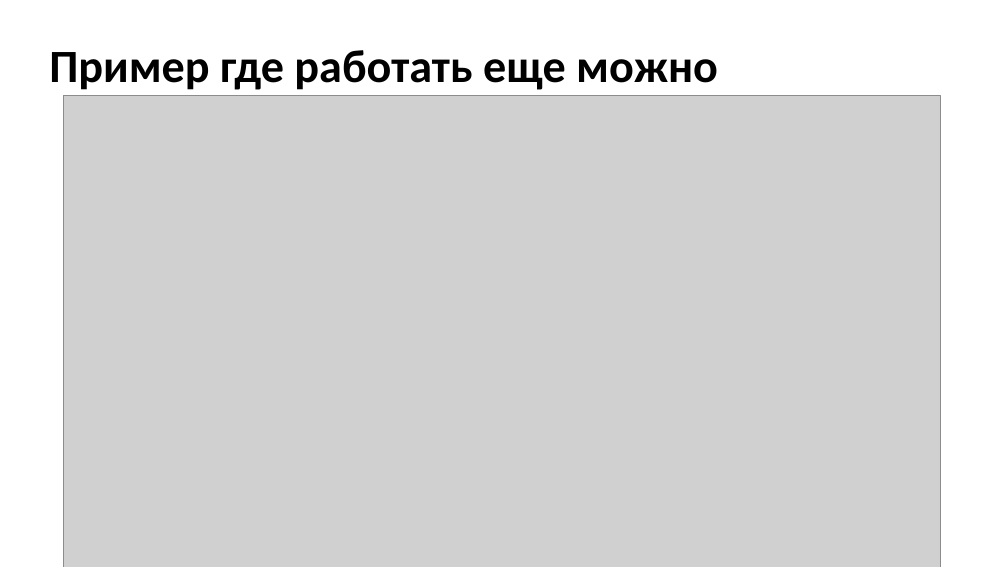
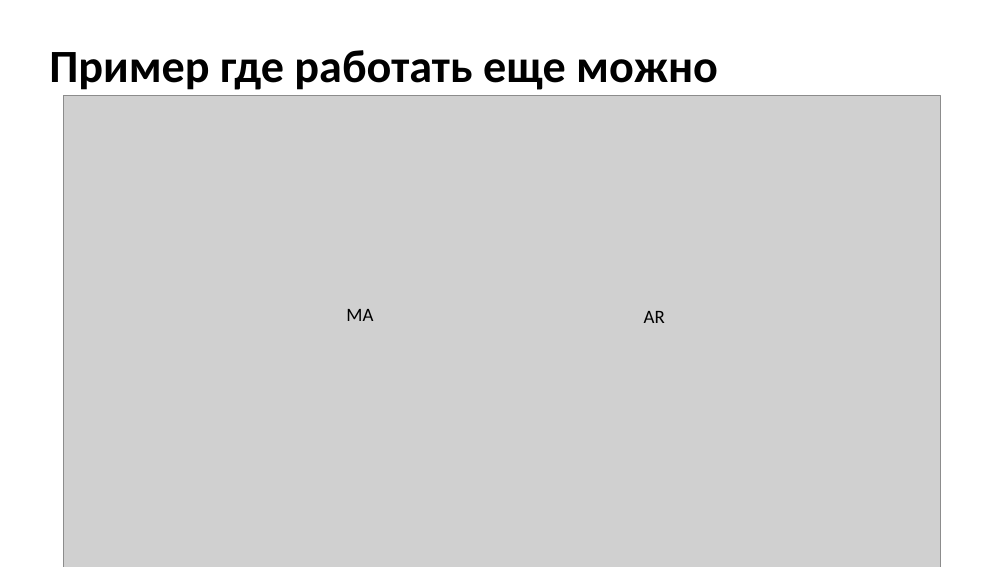
Before and after one commit to MVRonkin/TimeSeriesCourse, a slide deck: slide 13 of 2024/Lec/Юнит 11 - Модель ARMA общий подход.pptx. Drawn at 1008x567 pixels with LibreOffice and Linux fonts; fonts in the diff are those of the drawing; grey boxes stand for pictures. Boxes give left, top, right and bottom in pixels: in the first picture for what was removed or moved away, otherwise in the second. Text is boxed around its words. In the diff, an @@ line names an element or a change of style, - is before the commit and + after.

```diff
--- a/2024/Lec/Юнит 11 - Модель ARMA общий подход.pptx
+++ b/2024/Lec/Юнит 11 - Модель ARMA общий подход.pptx
@@ text added at (346,309,373,321), 18 pt, text #000000 @@
+MA
@@ text added at (644,311,665,323), 18 pt, text #000000 @@
+AR
```
Also in this commit, not shown: 3 slides removed, 22 other files.
